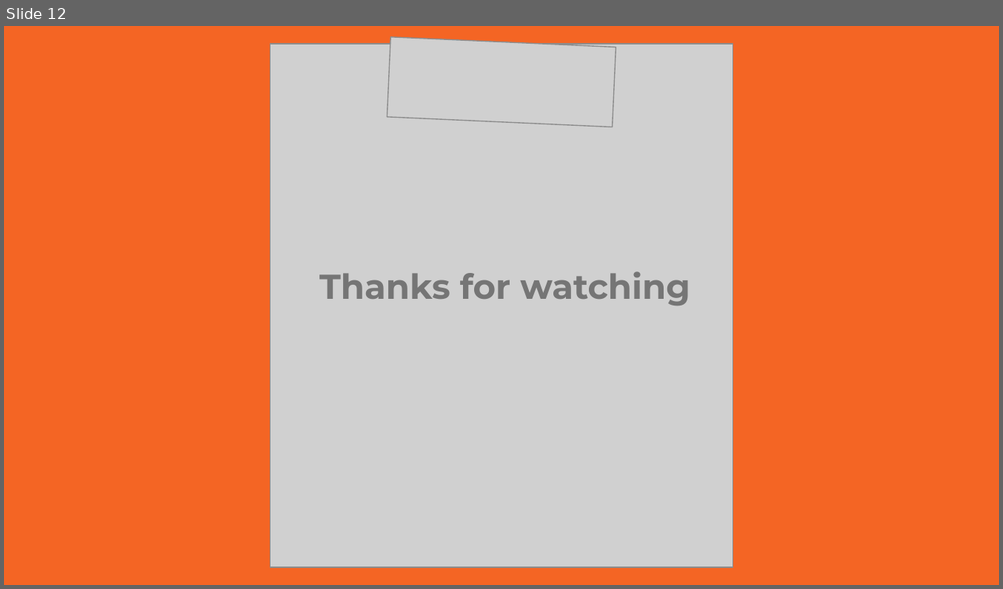
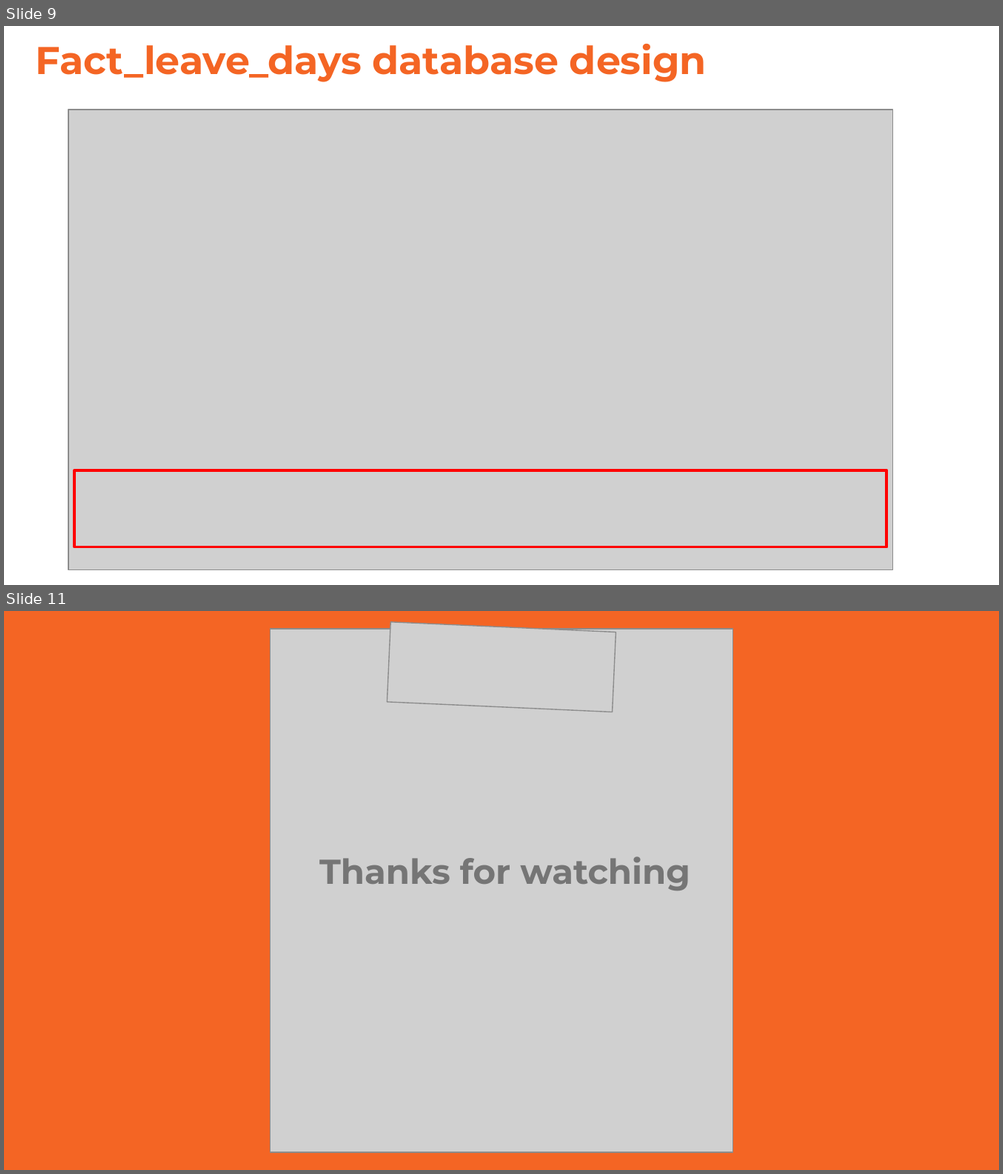
Before and after one commit to d2fLucifer/mentorship, a slide deck: HR_analytics/Presentation/HR.pptx. Shown one above the other, each under a label of ours: slide 12 before the commit, slides 9 and 11 after it; the slides between them are not shown. The pictures are 1003x589 and 1003x1174 pixels, drawn with LibreOffice and Linux fonts; fonts in the diff are those of the drawing; grey boxes stand for pictures. Boxes give left, top, right and bottom in pixels: in the first picture for what was removed or moved away, otherwise in the second. Text is boxed around its words. In the diff, an @@ line names an element or a change of style, - is before the commit and + after.

```diff
--- a/HR_analytics/Presentation/HR.pptx
+++ b/HR_analytics/Presentation/HR.pptx
@@ slide 9 added at (x1=4, y1=26, x2=999, y2=585), background #FFFFFF @@
@@ title added at (x1=36, y1=44, x2=706, y2=82), 28 pt, text #F46524, bold @@
+Fact_leave_days database design
@@ picture added at (x1=68, y1=110, x2=893, y2=570) @@
@@ rectangle added at (x1=74, y1=471, x2=886, y2=547), outline #FF0000 2 pt @@
@@ what was slide 12 is now slide 11 @@
```
Also in this commit, not shown: 5 slides changed, 2 slides removed, 4 other files.
